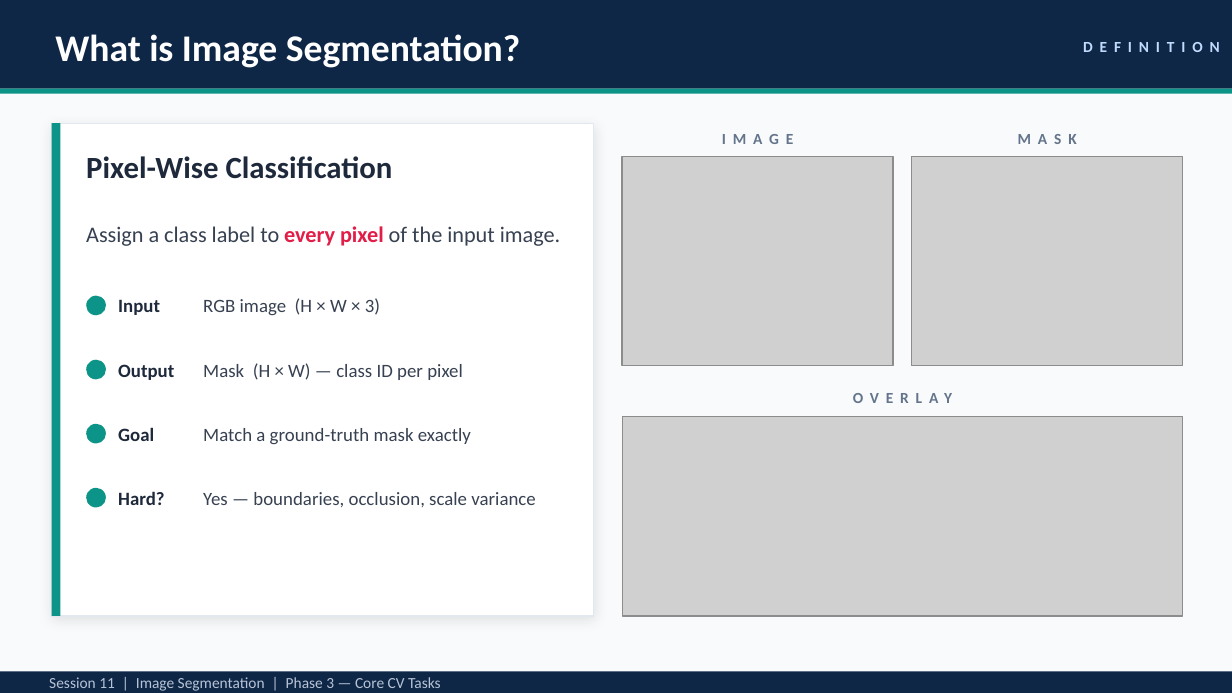
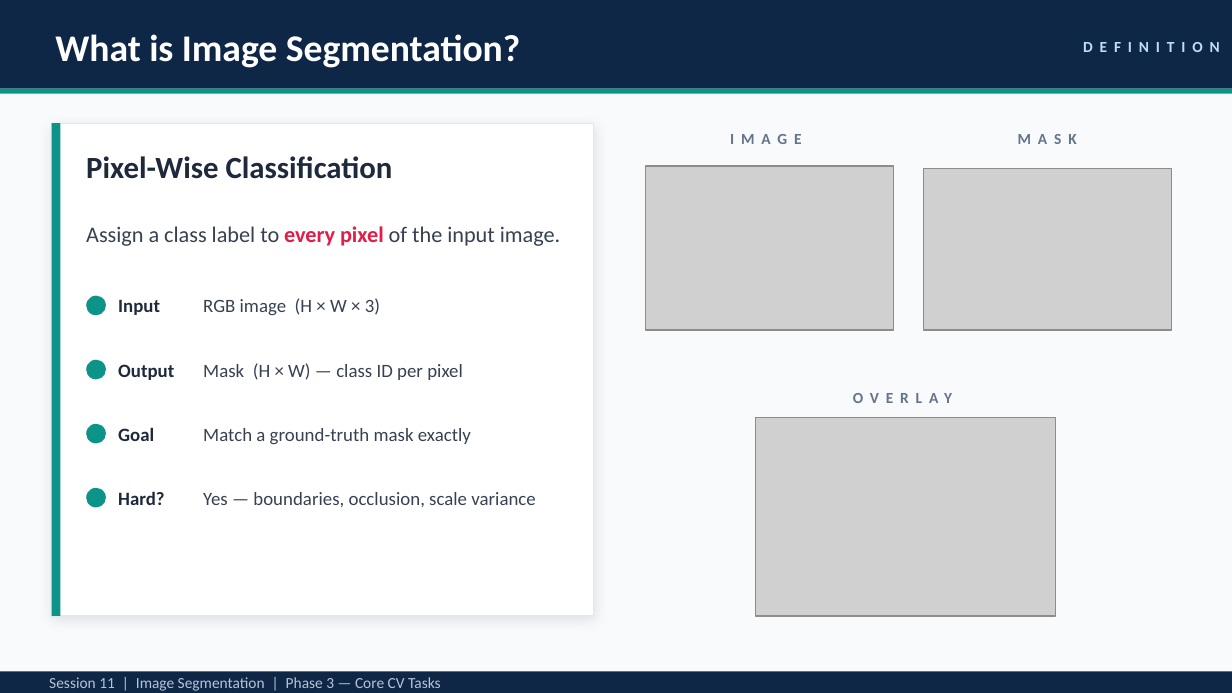
Before and after one commit to ShahZebYousafzai/AI-CV-Lecture, a slide deck: slide 4 of Session 11/Session_11_Segmentation.pptx. Drawn at 1232x693 pixels with LibreOffice and Linux fonts; fonts in the diff are those of the drawing; grey boxes stand for pictures. Boxes give left, top, right and bottom in pixels: in the first picture for what was removed or moved away, otherwise in the second. Text is boxed around its words. In the diff, an @@ line names an element or a change of style, - is before the commit and + after.

```diff
--- a/Session 11/Session_11_Segmentation.pptx
+++ b/Session 11/Session_11_Segmentation.pptx
@@ picture: place and size @@
-picture at (622,156,893,366)
+picture at (646,166,893,330)
@@ picture: place and size @@
-picture at (912,156,1183,366)
+picture at (924,169,1172,330)
@@ right triangle removed at (897,251,914,271) @@
@@ picture: place and size @@
-picture at (622,416,1183,616)
+picture at (755,418,1056,616)
```
Also in this commit, not shown: 8 other slides changed, 1 other file.
